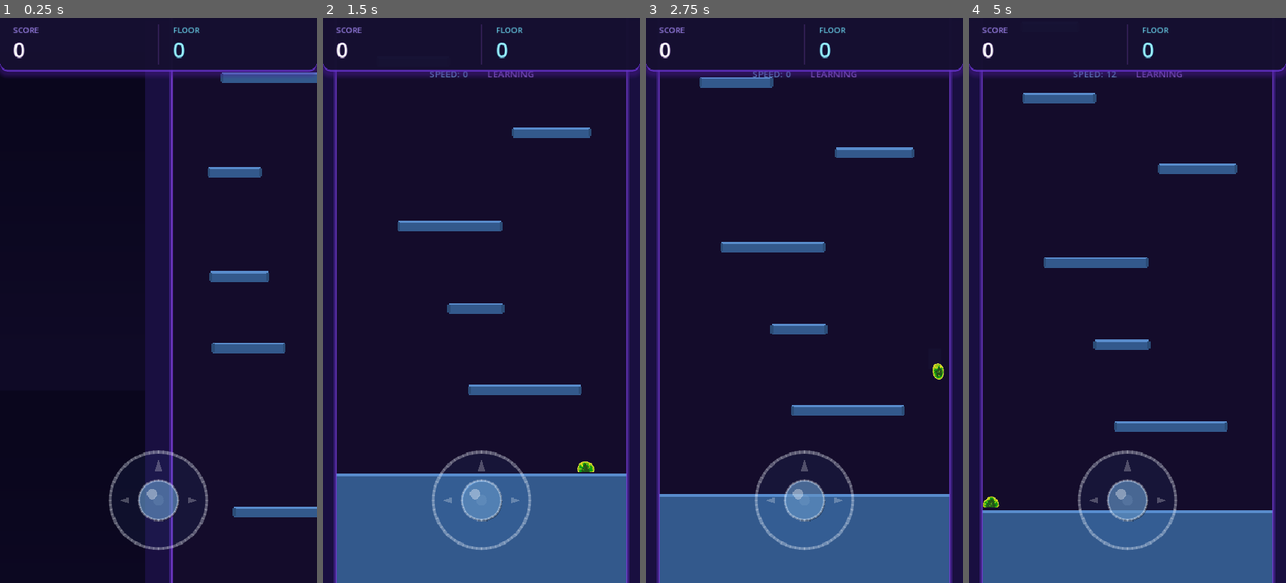
Above: before the commit, frames 1-4 (left to right).
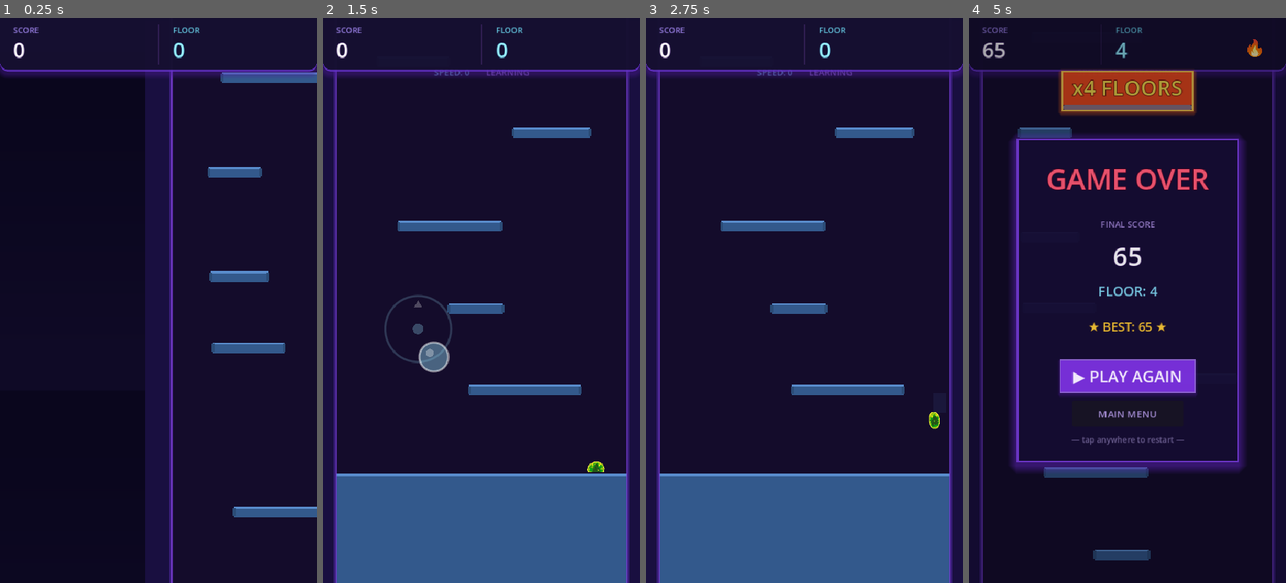
Above: after the commit, the same moments.

Repository: Fishbowl37/PlatfromJP
Game: Godot game, scene res://scenes/Main.tscn
Two runs of this game, one before a commit and one after it. Both use one fixed random seed, a clock stepped at 60 frames per second and the inputs below.
Inputs (mouse positions are in pixels of both pictures, inside the frame that each line leads up to):
- Up to frame 1 (0.25 s): no input
- Up to frame 2 (1.5 s): tap Enter at 0.5 s; move the mouse to (551, 272) at 0.52 s; hold D (move_right) 0.53-1.25 s; tap Space (jump) at 0.6, 0.77, 1.07 s; click (551, 272) at 0.67 s; drag from (418, 328) to (465, 413) at 1.27 s
- Up to frame 3 (2.75 s): move the mouse to (836, 176) at 2.02 s; hold D (move_right) from 2.03 s (still down); tap Space (jump) at 2.1 s; click (836, 176) at 2.17 s
- Up to frame 4 (5 s): release D (move_right) at 2.75 s; drag from (1111, 413) to (1032, 215) at 2.77 s; move the mouse to (1222, 385) at 3.52 s; hold A (move_left) 3.53-4.25 s; tap Space (jump) at 3.6, 3.77, 4.07 s; click (1222, 385) at 3.67 s; drag from (1032, 215) to (1079, 159) at 4.27 s

The runs differ from the first frame. In frame 1, 1.4% of the frame differs, in the area x 34-66%, y 76-95%; in frame 2, 2.3%; in frame 3, 9.5%; in frame 4, 31%, in the area x 0-100%, y 1-100%.

Commit message:
joystick

Diff:
--- a/scripts/Player.gd
+++ b/scripts/Player.gd
@@ -96,15 +96,19 @@
 	update_visual_effects(delta)
 
 func smooth_touch_input(delta: float) -> void:
-	# Smooth the raw touch input for responsive yet smooth control
-	var smooth_speed = 18.0  # Higher = more responsive, lower = smoother
+	# Very responsive smoothing for snappy mobile controls
+	var smooth_speed = 25.0  # High value for near-instant response
 
 	if abs(touch_direction) > 0.01:
-		# Smoothly move toward target direction
+		# Nearly instant response to input
 		smoothed_touch_direction = lerp(smoothed_touch_direction, touch_direction, delta * smooth_speed)
 	else:
-		# Return to zero faster when not touching
-		smoothed_touch_direction = lerp(smoothed_touch_direction, 0.0, delta * smooth_speed * 1.5)
+		# Quick stop when releasing - feels responsive
+		smoothed_touch_direction = lerp(smoothed_touch_direction, 0.0, delta * smooth_speed * 2.0)
+
+	# Snap to zero if very close (prevents micro-drift)
+	if abs(smoothed_touch_direction) < 0.02:
+		smoothed_touch_direction = 0.0
 
 func apply_gravity(delta: float) -> void:
 	if not is_on_floor():
@@ -124,11 +128,10 @@
 
 	if abs(direction) > 0.01:
 		# Analog input: direction value scales the target speed
-		# Full joystick = full speed, half joystick = half speed
 		var target_velocity = direction * run_speed
 
-		# Use higher acceleration for more responsive mobile controls
-		var mobile_acceleration = current_acceleration * 1.3
+		# Snappy acceleration for responsive mobile controls
+		var mobile_acceleration = current_acceleration * 1.5
 		velocity.x = move_toward(velocity.x, target_velocity, mobile_acceleration * delta)
 	else:
 		var active_friction = current_friction_value if is_on_floor() else air_friction
--- a/scripts/ui/TouchControls.gd
+++ b/scripts/ui/TouchControls.gd
@@ -6,57 +6,33 @@
 
 @export var player: Player
 
-@export_group("Layout Settings")
-@export var joystick_bottom_margin: float = 25.0  # From bottom of screen
-
-@export_group("Visual Feedback")
-@export var show_speed_info: bool = true
-
 # Components
 var joystick: VirtualJoystick
 
-# Info display
+# Info display (optional)
 var speed_label: Label = null
 var phase_label: Label = null
 
 var current_direction: float = 0.0
-var screen_size: Vector2 = Vector2.ZERO
 
 func _ready() -> void:
-	screen_size = get_viewport().get_visible_rect().size
-
-	# Wait a frame to ensure viewport is ready
-	await get_tree().process_frame
-	screen_size = get_viewport().get_visible_rect().size
-
 	setup_joystick()
 	setup_info_display()
-
-	# Connect to viewport resize
-	get_viewport().size_changed.connect(_on_viewport_resized)
-
-func _on_viewport_resized() -> void:
-	screen_size = get_viewport().get_visible_rect().size
-	position_controls()
 
 func setup_joystick() -> void:
 	joystick = VirtualJoystick.new()
 	joystick.name = "VirtualJoystick"
-	joystick.custom_minimum_size = Vector2(200, 200)
-	joystick.size = joystick.custom_minimum_size
 
-	# Configure joystick for comfortable mobile use
-	joystick.joystick_radius = 75.0
-	joystick.knob_radius = 32.0
-	joystick.dead_zone = 0.12
-	joystick.jump_threshold = 0.45  # Push up about halfway to jump
-	joystick.follow_finger = true
+	# Configure for smooth, responsive controls
+	joystick.max_drag_distance = 55.0  # Comfortable drag distance
+	joystick.dead_zone = 10.0          # Small dead zone
+	joystick.jump_threshold = 0.45     # Push up ~halfway to jump
 
-	# Colors for good visibility
-	joystick.base_color = Color(0.3, 0.6, 1.0, 0.2)
-	joystick.knob_color = Color(0.5, 0.75, 1.0, 0.5)
-	joystick.active_color = Color(0.5, 0.85, 1.0, 0.65)
-	joystick.jump_color = Color(0.4, 1.0, 0.5, 0.7)
+	# Subtle visual feedback
+	joystick.show_touch_indicator = true
+	joystick.indicator_color = Color(1, 1, 1, 0.2)
+	joystick.active_color = Color(0.6, 0.9, 1.0, 0.4)
+	joystick.jump_color = Color(0.5, 1.0, 0.6, 0.5)
 
 	add_child(joystick)
 
@@ -65,10 +41,8 @@
 	joystick.joystick_released.connect(_on_joystick_released)
 	joystick.jump_triggered.connect(_on_jump_triggered)
 
-	position_controls()
-
 func setup_info_display() -> void:
-	# Create info container
+	# Create minimal info display at top
 	var info_container = HBoxContainer.new()
 	info_container.name = "InfoContainer"
 	info_container.anchors_preset = Control.PRESET_CENTER_TOP
@@ -76,48 +50,32 @@
 	info_container.anchor_top = 0.0
 	info_container.anchor_right = 0.5
 	info_container.anchor_bottom = 0.0
-	info_container.offset_left = -150
+	info_container.offset_left = -120
 	info_container.offset_top = 70
-	info_container.offset_right = 150
-	info_container.offset_bottom = 100
+	info_container.offset_right = 120
+	info_container.offset_bottom = 95
 	info_container.grow_horizontal = Control.GROW_DIRECTION_BOTH
 	info_container.alignment = BoxContainer.ALIGNMENT_CENTER
-	info_container.add_theme_constant_override("separation", 30)
+	info_container.add_theme_constant_override("separation", 25)
 	add_child(info_container)
 
-	# Speed label
 	speed_label = Label.new()
 	speed_label.name = "SpeedLabel"
-	speed_label.add_theme_color_override("font_color", Color(0.5, 0.8, 1.0, 0.7))
-	speed_label.add_theme_font_size_override("font_size", 14)
+	speed_label.add_theme_color_override("font_color", Color(0.5, 0.8, 1.0, 0.6))
+	speed_label.add_theme_font_size_override("font_size", 13)
 	speed_label.text = ""
 	info_container.add_child(speed_label)
 
-	# Phase label
 	phase_label = Label.new()
 	phase_label.name = "PhaseLabel"
-	phase_label.add_theme_color_override("font_color", Color(0.7, 0.5, 1.0, 0.7))
-	phase_label.add_theme_font_size_override("font_size", 14)
+	phase_label.add_theme_color_override("font_color", Color(0.7, 0.5, 1.0, 0.6))
+	phase_label.add_theme_font_size_override("font_size", 13)
 	phase_label.text = ""
 	info_container.add_child(phase_label)
 
-func position_controls() -> void:
-	if joystick:
-		# Position joystick at center-bottom of screen
-		joystick.position = Vector2(
-			(screen_size.x - joystick.size.x) / 2,
-			screen_size.y - joystick.size.y - joystick_bottom_margin
-		)
-
 func _on_joystick_input(direction: Vector2) -> void:
-	# Use horizontal component for movement
 	current_direction = direction.x
 
-	# Apply smoothing for more responsive feel
-	if abs(current_direction) < 0.08:
-		current_direction = 0.0
-
-	# Update player
 	if player:
 		player.set_touch_direction(current_direction)
 
@@ -141,19 +99,18 @@
 	return current_direction
 
 func set_speed(speed: float) -> void:
-	if speed_label and show_speed_info:
+	if speed_label:
 		speed_label.text = "SPEED: %d" % int(speed)
 
-		# Color based on speed
 		var speed_color: Color
 		if speed >= 80:
-			speed_color = Color(1, 0.3, 0.3, 0.9)  # Red - fast!
+			speed_color = Color(1, 0.3, 0.3, 0.8)
 		elif speed >= 50:
-			speed_color = Color(1, 0.7, 0.3, 0.8)  # Orange
+			speed_color = Color(1, 0.7, 0.3, 0.7)
 		elif speed >= 30:
-			speed_color = Color(1, 1, 0.5, 0.7)    # Yellow
+			speed_color = Color(1, 1, 0.5, 0.6)
 		else:
-			speed_color = Color(0.5, 0.8, 1.0, 0.7)  # Default cyan
+			speed_color = Color(0.5, 0.8, 1.0, 0.6)
 
 		speed_label.add_theme_color_override("font_color", speed_color)
 
--- a/scripts/ui/VirtualJoystick.gd
+++ b/scripts/ui/VirtualJoystick.gd
@@ -6,279 +6,215 @@
 signal jump_triggered
 
 @export_group("Joystick Settings")
-@export var joystick_radius: float = 80.0  # Outer ring radius
-@export var knob_radius: float = 35.0      # Inner knob radius
-@export var dead_zone: float = 0.15        # Dead zone threshold
-@export var jump_threshold: float = 0.5    # How far up to trigger jump
-@export var follow_finger: bool = true     # Joystick follows finger when dragged far
-@export var return_speed: float = 15.0     # How fast knob returns to center
-
-@export_group("Visual Settings")
-@export var base_color: Color = Color(1, 1, 1, 0.15)
-@export var knob_color: Color = Color(1, 1, 1, 0.4)
-@export var active_color: Color = Color(0.4, 0.8, 1.0, 0.6)
-@export var jump_color: Color = Color(0.4, 1.0, 0.5, 0.7)
-@export var outline_color: Color = Color(1, 1, 1, 0.3)
+@export var max_drag_distance: float = 60.0  # How far to drag for full input
+@export var dead_zone: float = 12.0          # Pixels of dead zone
+@export var jump_threshold: float = 0.5      # How far up to trigger jump (0-1)
+
+@export_group("Visual Feedback")
+@export var show_touch_indicator: bool = true
+@export var indicator_color: Color = Color(1, 1, 1, 0.3)
+@export var active_color: Color = Color(0.5, 0.9, 1.0, 0.5)
+@export var jump_color: Color = Color(0.4, 1.0, 0.5, 0.6)
 
 # Internal state
 var touch_index: int = -1
-var joystick_center: Vector2 = Vector2.ZERO
-var knob_position: Vector2 = Vector2.ZERO
+var touch_start_position: Vector2 = Vector2.ZERO
+var current_touch_position: Vector2 = Vector2.ZERO
 var current_output: Vector2 = Vector2.ZERO
 var is_active: bool = false
-var original_position: Vector2 = Vector2.ZERO
-var can_jump: bool = true  # Prevents repeated jumps while holding up
-var is_jump_zone: bool = false  # Visual feedback for jump zone
-
-# Visual elements
-var base_ring: Control
-var knob: Control
-var jump_indicator: Control
+var can_jump: bool = true
+var is_in_jump_zone: bool = false
+
+# Visual elements (subtle indicators)
+var touch_indicator: Control = null
+var direction_line: Control = null
 
 func _ready() -> void:
-	original_position = position
-	joystick_center = size / 2
-	knob_position = joystick_center
-
-	create_visuals()
+	# Make this control fill the touch area
+	set_anchors_and_offsets_preset(Control.PRESET_FULL_RECT)
+	mouse_filter = Control.MOUSE_FILTER_STOP
+
+	if show_touch_indicator:
+		create_touch_indicator()
+
 	set_process(true)
 
-func create_visuals() -> void:
-	# Base ring (outer circle)
-	base_ring = Control.new()
-	base_ring.name = "BaseRing"
-	base_ring.custom_minimum_size = Vector2(joystick_radius * 2, joystick_radius * 2)
-	base_ring.size = base_ring.custom_minimum_size
-	base_ring.position = joystick_center - Vector2(joystick_radius, joystick_radius)
-	add_child(base_ring)
-	base_ring.draw.connect(_draw_base_ring)
-
-	# Jump zone indicator (top arc)
-	jump_indicator = Control.new()
-	jump_indicator.name = "JumpIndicator"
-	jump_indicator.custom_minimum_size = Vector2(joystick_radius * 2, joystick_radius * 2)
-	jump_indicator.size = jump_indicator.custom_minimum_size
-	jump_indicator.position = joystick_center - Vector2(joystick_radius, joystick_radius)
-	add_child(jump_indicator)
-	jump_indicator.draw.connect(_draw_jump_indicator)
-
-	# Knob (inner circle)
-	knob = Control.new()
-	knob.name = "Knob"
-	knob.custom_minimum_size = Vector2(knob_radius * 2, knob_radius * 2)
-	knob.size = knob.custom_minimum_size
-	knob.position = joystick_center - Vector2(knob_radius, knob_radius)
-	knob.pivot_offset = Vector2(knob_radius, knob_radius)
-	add_child(knob)
-	knob.draw.connect(_draw_knob)
-
-func _draw_base_ring() -> void:
-	var center = Vector2(joystick_radius, joystick_radius)
-	var color = active_color if is_active else base_color
-	if is_jump_zone:
+func create_touch_indicator() -> void:
+	# Small circle showing where you touched
+	touch_indicator = Control.new()
+	touch_indicator.name = "TouchIndicator"
+	touch_indicator.custom_minimum_size = Vector2(120, 120)
+	touch_indicator.size = touch_indicator.custom_minimum_size
+	touch_indicator.visible = false
+	touch_indicator.mouse_filter = Control.MOUSE_FILTER_IGNORE
+	add_child(touch_indicator)
+	touch_indicator.draw.connect(_draw_touch_indicator)
+
+	# Line showing drag direction
+	direction_line = Control.new()
+	direction_line.name = "DirectionLine"
+	direction_line.set_anchors_and_offsets_preset(Control.PRESET_FULL_RECT)
+	direction_line.visible = false
+	direction_line.mouse_filter = Control.MOUSE_FILTER_IGNORE
+	add_child(direction_line)
+	direction_line.draw.connect(_draw_direction_line)
+
+func _draw_touch_indicator() -> void:
+	var center = Vector2(60, 60)
+	var color = indicator_color
+	if is_in_jump_zone:
 		color = jump_color
-
-	# Outer ring fill
-	base_ring.draw_circle(center, joystick_radius, Color(color.r, color.g, color.b, color.a * 0.3))
-
-	# Outer ring border
-	var segments = 64
-	var prev_point = center + Vector2(joystick_radius - 2, 0)
-	for i in range(1, segments + 1):
-		var angle = (float(i) / segments) * TAU
-		var point = center + Vector2(cos(angle), sin(angle)) * (joystick_radius - 2)
-		base_ring.draw_line(prev_point, point, outline_color, 3.0, true)
-		prev_point = point
-
-	# Inner circle guide (center marker)
-	base_ring.draw_circle(center, 8, Color(1, 1, 1, 0.15))
-
-	# Direction arrows
-	var arrow_color = Color(1, 1, 1, 0.25) if not is_active else Color(1, 1, 1, 0.4)
-	var arrow_dist = joystick_radius * 0.65
-	var arrow_size = 10.0
-
-	# Left arrow
-	_draw_arrow_on(base_ring, center + Vector2(-arrow_dist, 0), Vector2.LEFT, arrow_size, arrow_color)
-	# Right arrow
-	_draw_arrow_on(base_ring, center + Vector2(arrow_dist, 0), Vector2.RIGHT, arrow_size, arrow_color)
-	# Up arrow (jump indicator)
-	var up_color = jump_color if is_jump_zone else arrow_color
-	_draw_arrow_on(base_ring, center + Vector2(0, -arrow_dist), Vector2.UP, arrow_size * 1.2, up_color)
-
-func _draw_arrow_on(target: Control, pos: Vector2, dir: Vector2, arrow_size: float, color: Color) -> void:
-	var tip = pos + dir * arrow_size
-	var base1 = pos + dir.rotated(2.3) * arrow_size * 0.6
-	var base2 = pos + dir.rotated(-2.3) * arrow_size * 0.6
-	target.draw_polygon([tip, base1, base2], [color])
-
-func _draw_jump_indicator() -> void:
+	elif is_active:
+		color = active_color
+
+	# Outer ring
+	touch_indicator.draw_arc(center, 50, 0, TAU, 48, Color(color.r, color.g, color.b, color.a * 0.5), 2.0, true)
+
+	# Inner dot (start position)
+	touch_indicator.draw_circle(center, 8, Color(color.r, color.g, color.b, color.a * 0.7))
+
+	# Up arrow hint
+	var arrow_color = jump_color if is_in_jump_zone else Color(1, 1, 1, 0.25)
+	var arrow_center = center + Vector2(0, -35)
+	touch_indicator.draw_polygon([
+		arrow_center + Vector2(0, -8),
+		arrow_center + Vector2(-6, 2),
+		arrow_center + Vector2(6, 2)
+	], [arrow_color])
+
+func _draw_direction_line() -> void:
 	if not is_active:
 		return
 
-	var center = Vector2(joystick_radius, joystick_radius)
-
-	# Draw jump zone arc at top
-	var jump_zone_color = jump_color if is_jump_zone else Color(0.4, 1.0, 0.5, 0.2)
-	var arc_radius = joystick_radius - 5
-
-	# Arc from -120 to -60 degrees (top portion)
-	jump_indicator.draw_arc(center, arc_radius, deg_to_rad(-120), deg_to_rad(-60), 24, jump_zone_color, 4.0, true)
-
-func _draw_knob() -> void:
-	var center = Vector2(knob_radius, knob_radius)
-	var color = knob_color
-	if is_active:
-		color = jump_color if is_jump_zone else active_color
-
-	# Knob shadow
-	knob.draw_circle(center + Vector2(2, 2), knob_radius - 2, Color(0, 0, 0, 0.3))
-
-	# Knob fill
-	knob.draw_circle(center, knob_radius - 2, color)
-
-	# Knob highlight
-	knob.draw_circle(center - Vector2(knob_radius * 0.3, knob_radius * 0.3), knob_radius * 0.25, Color(1, 1, 1, 0.35))
-
-	# Knob border
-	var segments = 32
-	var prev_point = center + Vector2(knob_radius - 2, 0)
-	var border_color = Color(1, 1, 1, 0.6) if is_active else Color(1, 1, 1, 0.3)
-	for i in range(1, segments + 1):
-		var angle = (float(i) / segments) * TAU
-		var point = center + Vector2(cos(angle), sin(angle)) * (knob_radius - 2)
-		knob.draw_line(prev_point, point, border_color, 2.0, true)
-		prev_point = point
+	var color = active_color
+	if is_in_jump_zone:
+		color = jump_color
+
+	# Draw line from start to current
+	var delta = current_touch_position - touch_start_position
+	if delta.length() > dead_zone:
+		# Knob position (clamped)
+		var clamped_delta = delta
+		if delta.length() > max_drag_distance:
+			clamped_delta = delta.normalized() * max_drag_distance
+
+		var knob_pos = touch_start_position + clamped_delta
+
+		# Draw the knob
+		direction_line.draw_circle(knob_pos, 22, color)
+		direction_line.draw_arc(knob_pos, 22, 0, TAU, 32, Color(1, 1, 1, 0.5), 2.0, true)
+
+		# Inner highlight
+		direction_line.draw_circle(knob_pos - Vector2(6, 6), 6, Color(1, 1, 1, 0.3))
 
 func _process(delta: float) -> void:
 	if not is_active:
-		# Smoothly return knob to center
-		knob_position = knob_position.lerp(joystick_center, delta * return_speed)
-		update_knob_visual()
-
-		# Reset output when not active
-		if current_output != Vector2.ZERO:
-			current_output = current_output.lerp(Vector2.ZERO, delta * return_speed)
-			if current_output.length() < 0.01:
-				current_output = Vector2.ZERO
+		# Smoothly decay output
+		if current_output.length() > 0.01:
+			current_output = current_output.lerp(Vector2.ZERO, delta * 15.0)
 			joystick_input.emit(current_output)
-
-		# Reset jump state
+		elif current_output != Vector2.ZERO:
+			current_output = Vector2.ZERO
+			joystick_input.emit(current_output)
+
 		can_jump = true
-		if is_jump_zone:
-			is_jump_zone = false
-			queue_redraw_all()
 
 func _input(event: InputEvent) -> void:
 	if event is InputEventScreenTouch:
-		var touch = event as InputEventScreenTouch
-
-		if touch.pressed:
-			# Check if touch is within our area
-			var local_pos = get_local_touch_position(touch.position)
-			if is_touch_in_joystick_area(local_pos):
-				touch_index = touch.index
-				is_active = true
-				can_jump = true  # Reset jump ability on new touch
-				handle_touch_position(local_pos)
-				queue_redraw_all()
-		else:
-			if touch.index == touch_index:
-				release_joystick()
-
+		handle_screen_touch(event as InputEventScreenTouch)
 	elif event is InputEventScreenDrag:
-		var drag = event as InputEventScreenDrag
-		if drag.index == touch_index and is_active:
-			var local_pos = get_local_touch_position(drag.position)
-			handle_touch_position(local_pos)
-
-func get_local_touch_position(screen_pos: Vector2) -> Vector2:
-	return screen_pos - global_position
-
-func is_touch_in_joystick_area(local_pos: Vector2) -> bool:
-	# Check if within the overall control bounds with generous padding
-	var expanded_size = size + Vector2(60, 60)
-	var expanded_rect = Rect2(-Vector2(30, 30), expanded_size)
-	return expanded_rect.has_point(local_pos)
-
-func handle_touch_position(local_pos: Vector2) -> void:
-	var delta_from_center = local_pos - joystick_center
-	var distance = delta_from_center.length()
-
-	# Clamp to joystick radius
-	if distance > joystick_radius:
-		if follow_finger:
-			# Move the joystick center to follow finger
-			var overflow = distance - joystick_radius
-			joystick_center += delta_from_center.normalized() * overflow * 0.5
-			delta_from_center = local_pos - joystick_center
-			distance = delta_from_center.length()
-		else:
-			delta_from_center = delta_from_center.normalized() * joystick_radius
-			distance = joystick_radius
-
-	knob_position = joystick_center + delta_from_center
-
-	# Calculate normalized output (-1 to 1)
-	var normalized_distance = distance / joystick_radius
-
-	if normalized_distance < dead_zone:
+		handle_screen_drag(event as InputEventScreenDrag)
+
+func handle_screen_touch(touch: InputEventScreenTouch) -> void:
+	if touch.pressed:
+		# Only respond to touches in our area (lower 70% of screen for gameplay)
+		var viewport_size = get_viewport().get_visible_rect().size
+		if touch.position.y < viewport_size.y * 0.15:
+			return  # Ignore touches in top UI area
+
+		# Start new touch
+		if touch_index == -1:
+			touch_index = touch.index
+			touch_start_position = touch.position
+			current_touch_position = touch.position
+			is_active = true
+			can_jump = true
+			is_in_jump_zone = false
+
+			# Show indicator at touch position
+			if touch_indicator:
+				touch_indicator.position = touch_start_position - Vector2(60, 60)
+				touch_indicator.visible = true
+				touch_indicator.queue_redraw()
+			if direction_line:
+				direction_line.visible = true
+				direction_line.queue_redraw()
+	else:
+		# Touch released
+		if touch.index == touch_index:
+			release_touch()
+
+func handle_screen_drag(drag: InputEventScreenDrag) -> void:
+	if drag.index != touch_index or not is_active:
+		return
+
+	current_touch_position = drag.position
+
+	# Calculate direction from start position
+	var delta = current_touch_position - touch_start_position
+	var distance = delta.length()
+
+	# Apply dead zone
+	if distance < dead_zone:
 		current_output = Vector2.ZERO
 	else:
-		# Remap from dead_zone..1 to 0..1
-		var remapped = (normalized_distance - dead_zone) / (1.0 - dead_zone)
-		current_output = delta_from_center.normalized() * remapped
-
-	# Check for jump (upward movement)
-	var was_jump_zone = is_jump_zone
-	is_jump_zone = current_output.y < -jump_threshold
-
-	if is_jump_zone and can_jump:
-		# Trigger jump!
+		# Calculate normalized output
+		var effective_distance = distance - dead_zone
+		var normalized = min(effective_distance / (max_drag_distance - dead_zone), 1.0)
+		current_output = delta.normalized() * normalized
+
+	# Check for jump
+	var was_jump_zone = is_in_jump_zone
+	is_in_jump_zone = current_output.y < -jump_threshold
+
+	if is_in_jump_zone and can_jump:
 		jump_triggered.emit()
-		can_jump = false  # Prevent repeated jumps until release or move down
-	elif current_output.y > -jump_threshold * 0.5:
-		# Allow jump again when user moves knob back down
+		can_jump = false
+	elif current_output.y > -jump_threshold * 0.4:
+		# Reset jump when moving back down
 		can_jump = true
 
-	# Update visuals if jump zone changed
-	if was_jump_zone != is_jump_zone:
-		queue_redraw_all()
-
-	update_knob_visual()
+	# Update visuals
+	if touch_indicator and was_jump_zone != is_in_jump_zone:
+		touch_indicator.queue_redraw()
+	if direction_line:
+		direction_line.queue_redraw()
+
 	joystick_input.emit(current_output)
 
-func update_knob_visual() -> void:
-	if knob:
-		knob.position = knob_position - Vector2(knob_radius, knob_radius)
-
-		# Scale knob slightly when active
-		var target_scale = Vector2(1.1, 1.1) if is_active else Vector2(1.0, 1.0)
-		knob.scale = knob.scale.lerp(target_scale, 0.2)
-		knob.queue_redraw()
-
-	if base_ring:
-		base_ring.position = joystick_center - Vector2(joystick_radius, joystick_radius)
-
-	if jump_indicator:
-		jump_indicator.position = joystick_center - Vector2(joystick_radius, joystick_radius)
-
-func release_joystick() -> void:
+func release_touch() -> void:
 	touch_index = -1
 	is_active = false
-	is_jump_zone = false
-	joystick_center = size / 2  # Reset center
+	is_in_jump_zone = false
 	can_jump = true
+
+	# Hide indicators with fade
+	if touch_indicator:
+		var tween = create_tween()
+		tween.tween_property(touch_indicator, "modulate:a", 0.0, 0.15)
+		tween.tween_callback(func():
+			touch_indicator.visible = false
+			touch_indicator.modulate.a = 1.0
+		)
+	if direction_line:
+		var tween = create_tween()
+		tween.tween_property(direction_line, "modulate:a", 0.0, 0.1)
+		tween.tween_callback(func():
+			direction_line.visible = false
+			direction_line.modulate.a = 1.0
+		)
+
 	joystick_released.emit()
-	queue_redraw_all()
-
-func queue_redraw_all() -> void:
-	if base_ring:
-		base_ring.queue_redraw()
-	if knob:
-		knob.queue_redraw()
-	if jump_indicator:
-		jump_indicator.queue_redraw()
 
 func get_output() -> Vector2:
 	return current_output
